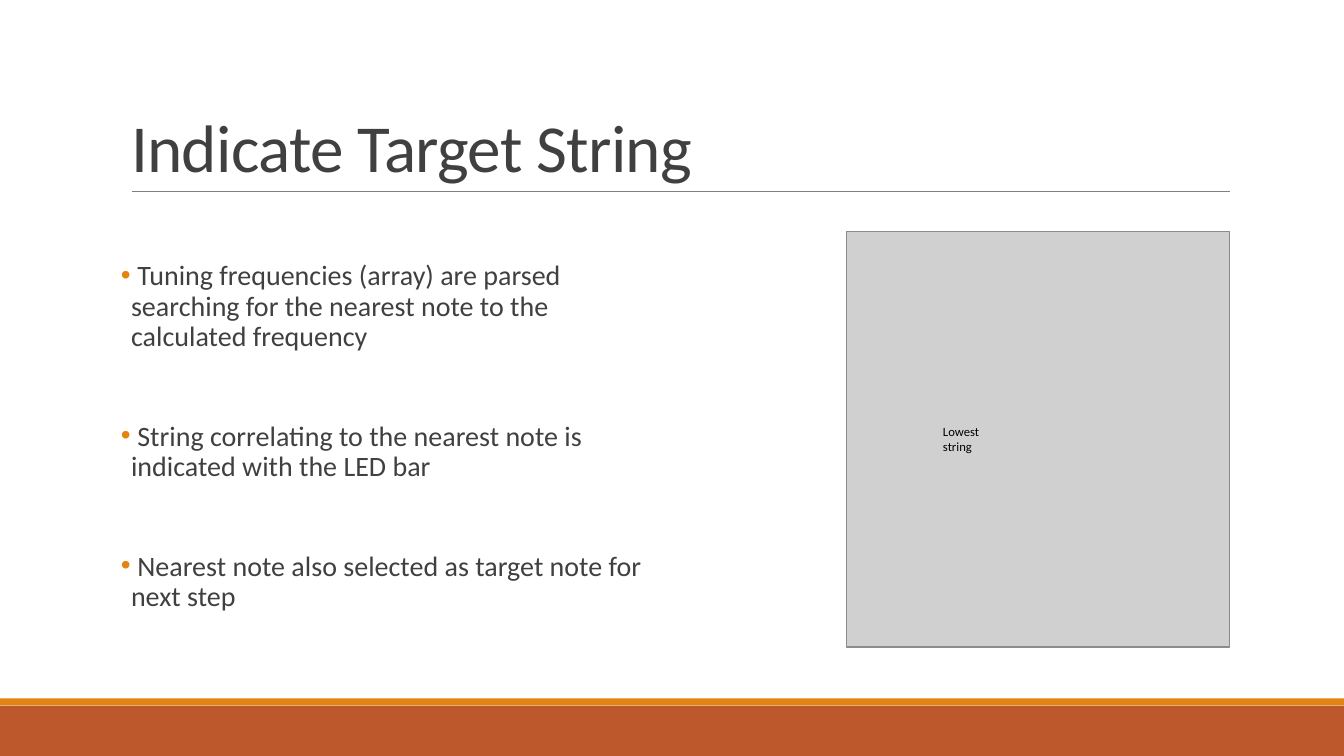
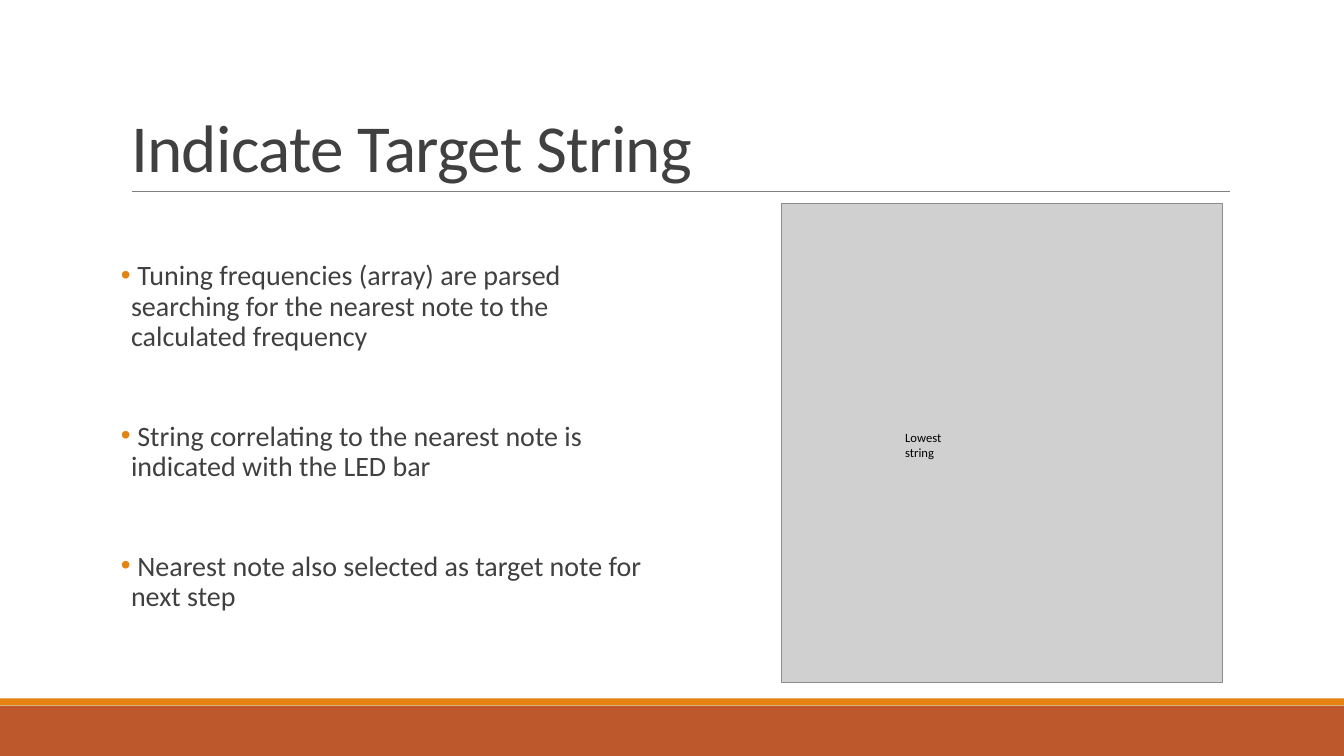
Before and after one commit to andrewtimmons/ece433_final_project, a slide deck: slide 11 of documents/instrument_tuner_presentation.pptx. Drawn at 1344x756 pixels with LibreOffice and Linux fonts; fonts in the diff are those of the drawing; grey boxes stand for pictures. Boxes give left, top, right and bottom in pixels: in the first picture for what was removed or moved away, otherwise in the second. Text is boxed around its words. In the diff, an @@ line names an element or a change of style, - is before the commit and + after.

Commit message:
ppt changes i forgot to push lol

```diff
--- a/documents/instrument_tuner_presentation.pptx
+++ b/documents/instrument_tuner_presentation.pptx
@@ picture: place and size @@
-picture at [847,231,1230,646]
+picture at [782,203,1224,682]
@@ text "Lowest string": place and size @@
-text "Lowest string" at [943,428,979,453]
+text "Lowest string" at [905,434,941,459]
```
